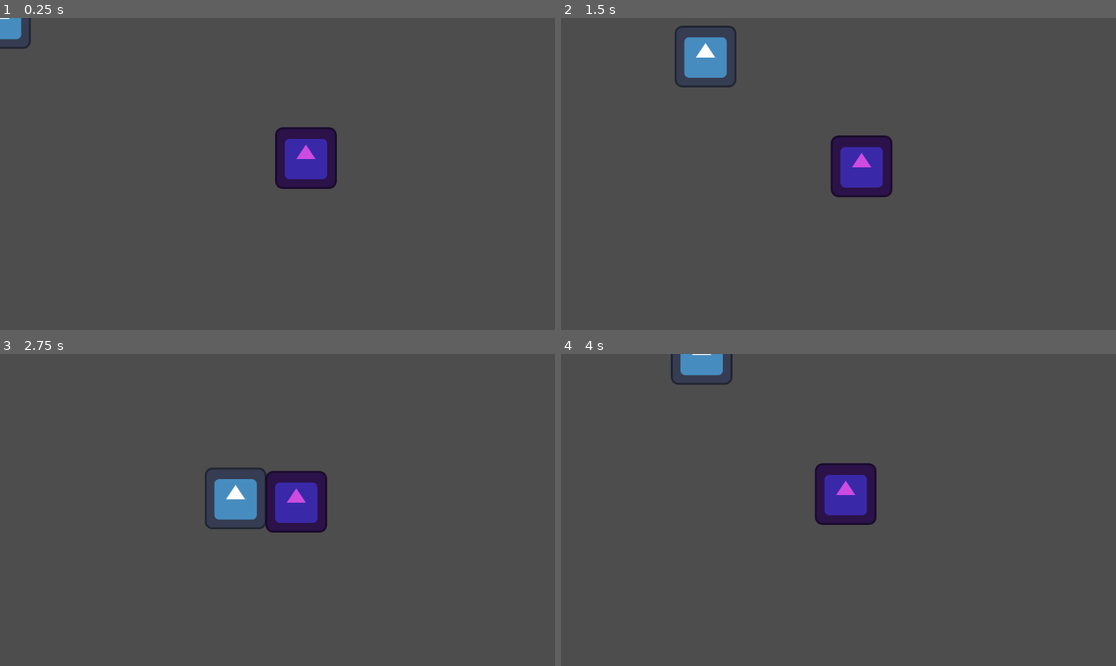
Above: before the commit, frames 1-4 (two rows, left to right).
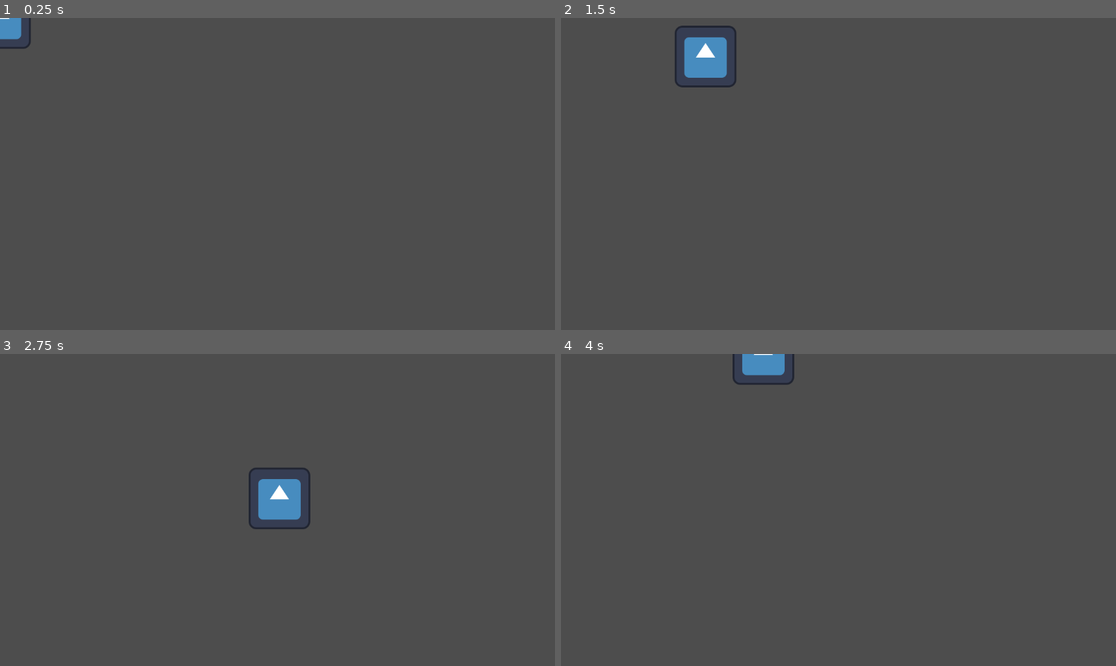
Above: after the commit, the same moments.

Repository: Dagethemage/GameOff2023
Game: Godot game, scene res://Levels/World.tscn
Same seed, same stepped clock (60 frames per second), same inputs: the game is played once before the commit and once after it. The engine's default icon, where the game draws it, is replaced by a stand-in: a white triangle on a blue panel in a dark square.
Inputs:
- Up to frame 1 (0.25 s): no input
- Up to frame 2 (1.5 s): hold D (right) 0.53-1.28 s; hold S (down) from 1.28 s (still down)
- Up to frame 3 (2.75 s): release S (down) at 2.03 s; hold D (right) from 2.03 s (still down)
- Up to frame 4 (4 s): release D (right) at 2.78 s; hold W (up) 2.78-3.53 s; hold A (left) from 3.53 s (still down)

The runs differ from the first frame. In frame 1, 2.2% of the frame differs, in the area x 49-61%, y 34-55%; in frame 2, 2.2%; in frame 3, 3.6%, in the area x 36-59%, y 36-58%; in frame 4, 3.5%.

Commit message:
Enemy Stat Resource

Diff:
--- a/Characters/Enemies/enemy_base.gd
+++ b/Characters/Enemies/enemy_base.gd
@@ -1,12 +1,9 @@
 extends CharacterBody2D
 
-@export var ACCELERATION = 300
-@export var MAX_SPEED = 50
-@export var FRICTION = 200
-@export var WANDER_TARGET_RANGE = 4
+@export var enemy_movement_data : Resource
 
 @onready var wander_controller = $WanderController
-@onready var sprite = $Sprite2D
+@onready var animated_sprite_2d = $AnimatedSprite2D
 @onready var player_detction_zone = $PlayerDetctionZone
 
 var state = IDLE
@@ -23,7 +20,7 @@
 func _physics_process(delta):
 	match state:
 		IDLE:
-			velocity = velocity.move_toward(Vector2.ZERO, FRICTION * delta)
+			velocity = velocity.move_toward(Vector2.ZERO, enemy_movement_data.FRICTION * delta)
 			seek_player()
 
 			if wander_controller.get_time_left() == 0:
@@ -35,7 +32,7 @@
 
 			accelerate_towards_point(wander_controller.target_position, delta)
 
-			if global_position.distance_to(wander_controller.target_position) <= WANDER_TARGET_RANGE:
+			if global_position.distance_to(wander_controller.target_position) <= enemy_movement_data.WANDER_TARGET_RANGE:
 				update_wander()
 
 		CHASE:
@@ -48,8 +45,8 @@
 
 func accelerate_towards_point(point, _delta):
 	var direction = global_position.direction_to(point)
-	velocity = velocity.move_toward(direction * MAX_SPEED, ACCELERATION * _delta)
-	sprite.flip_h = velocity.x < 0
+	velocity = velocity.move_toward(direction * enemy_movement_data.MAX_SPEED, enemy_movement_data.ACCELERATION * _delta)
+	animated_sprite_2d.flip_h = velocity.x < 0
 
 func seek_player():
 	if player_detction_zone.can_see_player():
--- a/Characters/Enemies/enemy_base.tscn
+++ b/Characters/Enemies/enemy_base.tscn
@@ -1,29 +1,20 @@
-[gd_scene load_steps=7 format=3 uid="uid://ro21hi7hpxlh"]
+[gd_scene load_steps=5 format=3 uid="uid://ro21hi7hpxlh"]
 
-[ext_resource type="Texture2D" uid="uid://cwx1ujfgsspr1" path="res://icon.svg" id="1_hss8q"]
 [ext_resource type="Script" path="res://Characters/Enemies/enemy_base.gd" id="1_pfp6a"]
+[ext_resource type="Resource" uid="uid://y0kkbthcsjvn" path="res://Resource/DefaultEnemyMovementData.tres" id="2_5ylqf"]
 [ext_resource type="PackedScene" uid="uid://cb3qvatrr6l51" path="res://Overlap/wander_controller.tscn" id="3_obi8j"]
 [ext_resource type="PackedScene" uid="uid://cnuprtqtin6dt" path="res://Characters/Enemies/EnemyObjects/player_detction_zone.tscn" id="4_a4upu"]
 
-[sub_resource type="RectangleShape2D" id="RectangleShape2D_bbh0f"]
-size = Vector2(130, 126)
-
-[sub_resource type="CircleShape2D" id="CircleShape2D_4rg6u"]
-radius = 108.019
-
 [node name="EnemyBase" type="CharacterBody2D"]
 script = ExtResource("1_pfp6a")
+enemy_movement_data = ExtResource("2_5ylqf")
 
-[node name="Sprite2D" type="Sprite2D" parent="."]
-modulate = Color(0.803922, 0.294118, 0.878431, 1)
-texture = ExtResource("1_hss8q")
+[node name="AnimatedSprite2D" type="AnimatedSprite2D" parent="."]
 
 [node name="CollisionShape2D" type="CollisionShape2D" parent="."]
-shape = SubResource("RectangleShape2D_bbh0f")
 
 [node name="WanderController" parent="." instance=ExtResource("3_obi8j")]
 
 [node name="PlayerDetctionZone" parent="." instance=ExtResource("4_a4upu")]
 
 [node name="CollisionShape2D" type="CollisionShape2D" parent="PlayerDetctionZone"]
-shape = SubResource("CircleShape2D_4rg6u")
--- a/Levels/World.tscn
+++ b/Levels/World.tscn
@@ -1,11 +1,7 @@
-[gd_scene load_steps=3 format=3 uid="uid://c6jgs6qdnxuj0"]
+[gd_scene load_steps=2 format=3 uid="uid://c6jgs6qdnxuj0"]
 
 [ext_resource type="PackedScene" uid="uid://ck72nsqkldkgo" path="res://Characters/Player/player.tscn" id="1_krq42"]
-[ext_resource type="PackedScene" uid="uid://ro21hi7hpxlh" path="res://Characters/Enemies/enemy_base.tscn" id="2_ebg2a"]
 
 [node name="World" type="Node2D"]
 
 [node name="Player" parent="." instance=ExtResource("1_krq42")]
-
-[node name="EnemyBase" parent="." instance=ExtResource("2_ebg2a")]
-position = Vector2(640, 284)
--- /dev/null
+++ b/Resource/DefaultEnemyMovementData.tres
@@ -0,0 +1,10 @@
+[gd_resource type="Resource" script_class="EnemyMovementData" load_steps=2 format=3 uid="uid://y0kkbthcsjvn"]
+
+[ext_resource type="Script" path="res://Resource/EnemyMovementData.gd" id="1_jyhsi"]
+
+[resource]
+script = ExtResource("1_jyhsi")
+ACCELERATION = 300
+MAX_SPEED = 50
+FRICTION = 200
+WANDER_TARGET_RANGE = 4
--- /dev/null
+++ b/Resource/EnemyMovementData.gd
@@ -0,0 +1,7 @@
+class_name EnemyMovementData
+extends Resource
+
+@export var ACCELERATION = 300
+@export var MAX_SPEED = 50
+@export var FRICTION = 200
+@export var WANDER_TARGET_RANGE = 4
